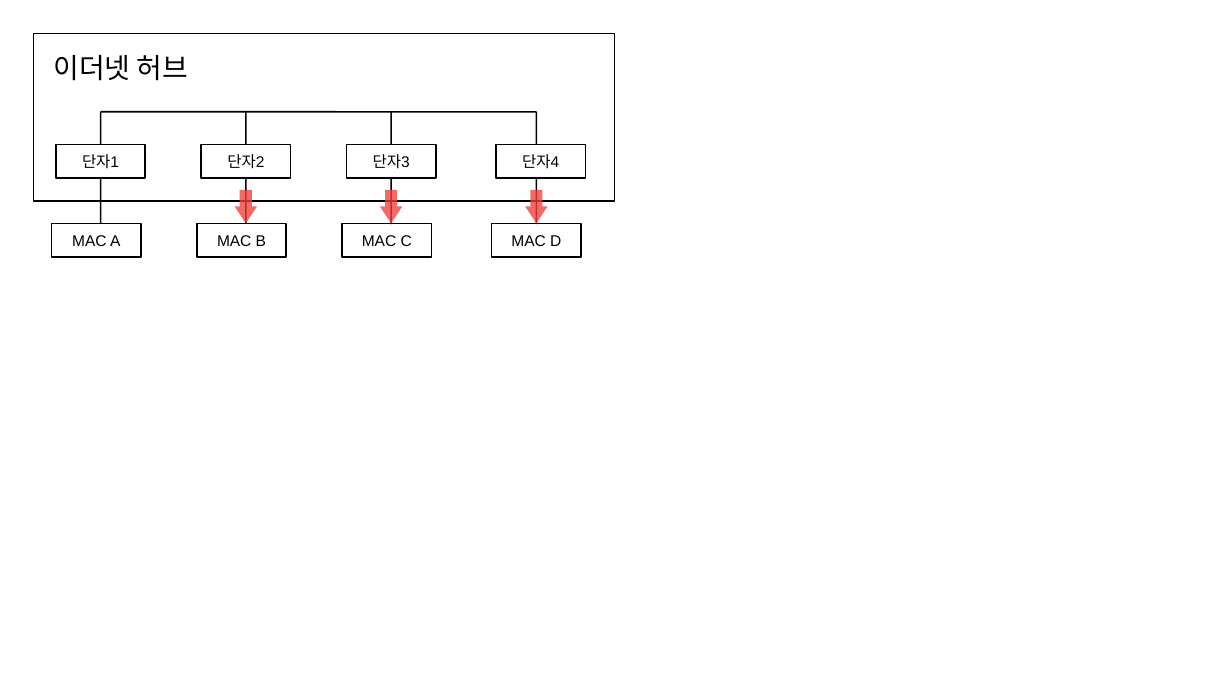
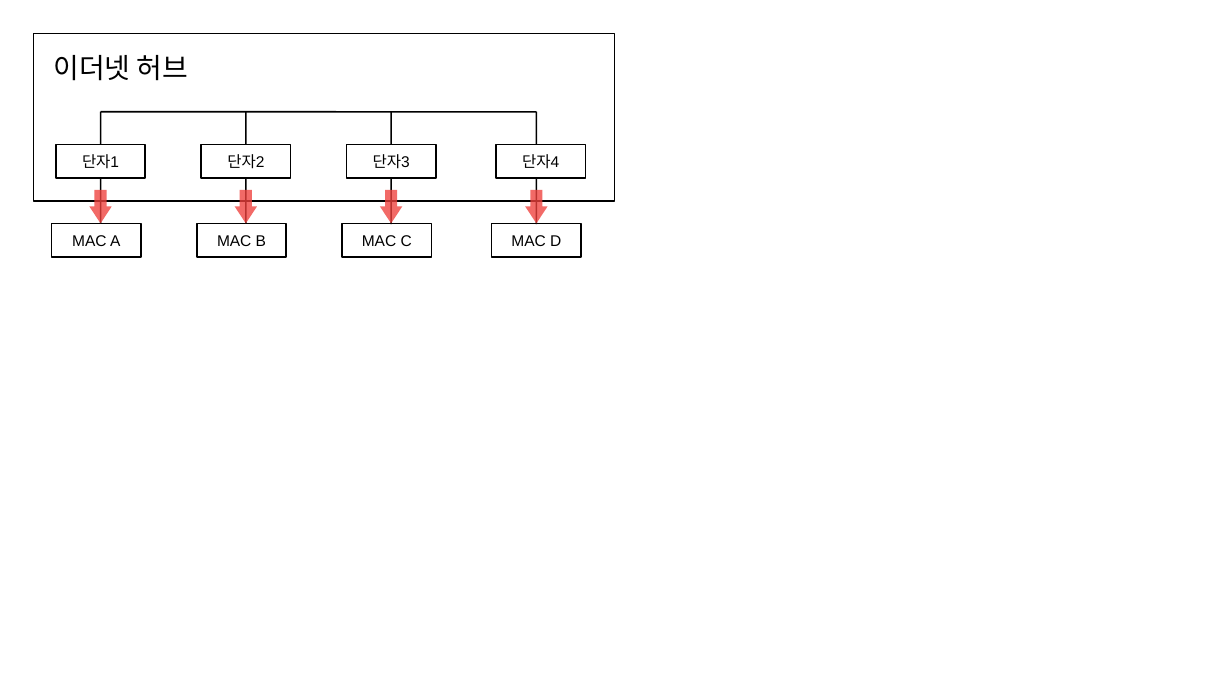
Before and after one commit to booiljung/__booiljung.github.io, a slide deck: slide 21 of technical_articles/networks/communication_basics.odp (slide 20 before the commit). Drawn at 1232x693 pixels with LibreOffice and Linux fonts; fonts in the diff are those of the drawing. Boxes give left, top, right and bottom in pixels: in the first picture for what was removed or moved away, otherwise in the second. Text is boxed around its words. In the diff, an @@ line names an element or a change of style, - is before the commit and + after.

```diff
--- a/technical_articles/networks/communication_basics.odp
+++ b/technical_articles/networks/communication_basics.odp
@@ up arrow added at <box>89,190,112,224</box>, fill #EF413D at 78% opacity @@
```
Also in this commit, not shown: 1 slide added, 3 other files.
